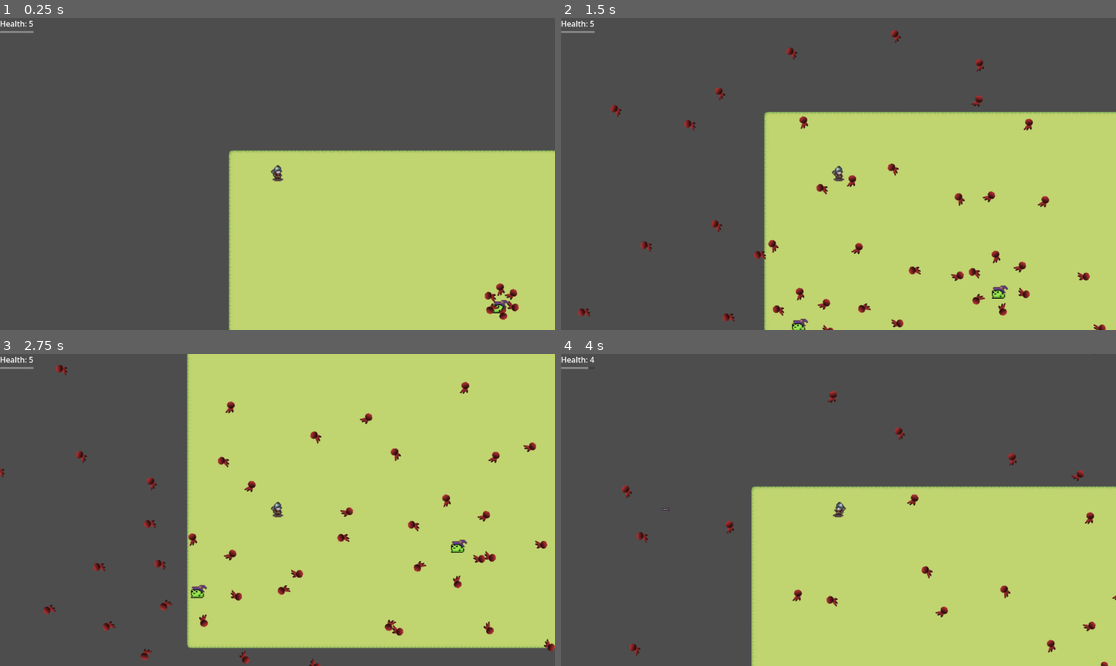
Above: before the commit, frames 1-4 (two rows, left to right).
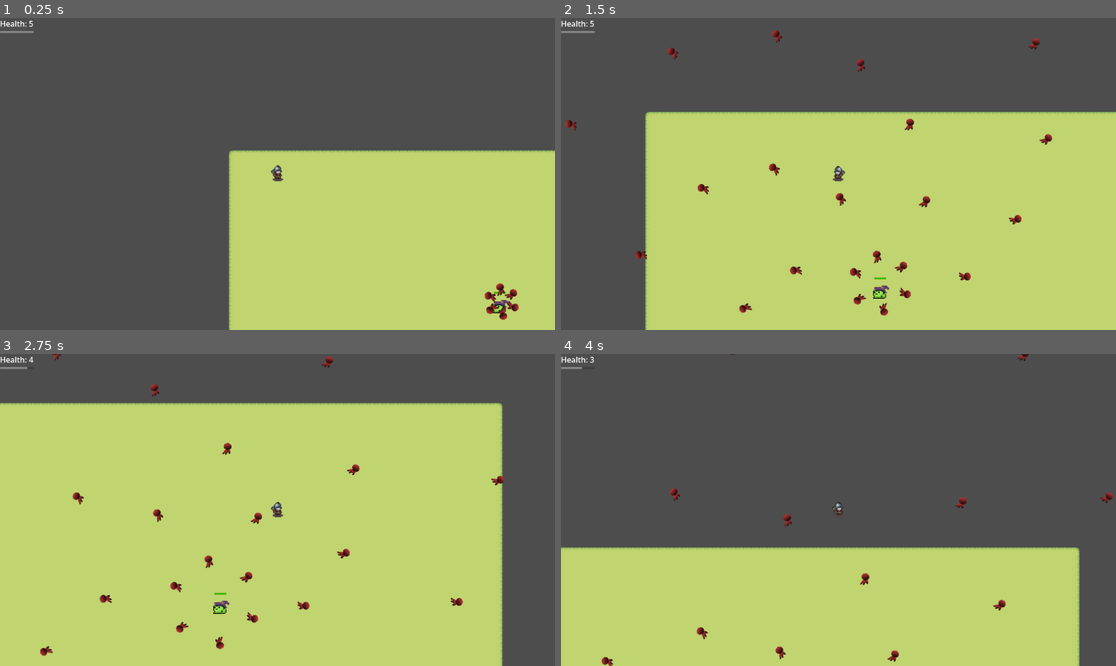
Above: after the commit, the same moments.

Repository: grantgg11/my-bullet-hell-video-game
Game: Godot game, scene res://scenes/game.tscn
The game is run twice, just before and just after one commit, with the same random seed, the same clock (stepped at 60 frames per second) and the same inputs.
Inputs (mouse positions are in pixels of both pictures, inside the frame that each line leads up to):
- Up to frame 1 (0.25 s): no input
- Up to frame 2 (1.5 s): tap Enter (restart) at 0.5 s; move the mouse to (960, 158) at 0.52 s; hold D (move_right) 0.53-1.28 s; click (960, 158) at 0.6 s; move the mouse to (727, 189) at 1.27 s; hold S (move_down) from 1.28 s (still down); click (727, 189) at 1.35 s
- Up to frame 3 (2.75 s): move the mouse to (333, 441) at 2.02 s; release S (move_down) at 2.03 s; hold D (move_right) from 2.03 s (still down); click (333, 441) at 2.1 s
- Up to frame 4 (4 s): move the mouse to (810, 572) at 2.77 s; release D (move_right) at 2.78 s; hold W (move_up) 2.78-3.53 s; click (810, 572) at 2.85 s; move the mouse to (1005, 556) at 3.52 s; hold A (move_left) from 3.53 s (still down); click (1005, 556) at 3.6 s

The runs differ from the first frame. In frame 1, less than 0.1% of the frame differs, in the area x 88-92%, y 87-89%; in frame 2, 18%; in frame 3, 53%, in the area x 0-100%, y 0-100%; in frame 4, 30%.

Commit message:
Implemented player projectile damage system and enemy health interaction

Diff:
--- a/scenes/attack.tscn
+++ b/scenes/attack.tscn
@@ -15,6 +15,8 @@
 size = Vector2(15, 3)
 
 [node name="Arrow2D" type="Area2D" unique_id=169941276]
+collision_layer = 4
+collision_mask = 2
 script = ExtResource("1_nursx")
 
 [node name="CollisionShape2D" type="CollisionShape2D" parent="." unique_id=954110206]
--- a/scenes/bullet.tscn
+++ b/scenes/bullet.tscn
@@ -7,7 +7,7 @@
 size = Vector2(22, 11)
 
 [node name="Bullet" type="Area2D" unique_id=1491466729]
-collision_mask = 2
+collision_layer = 8
 script = ExtResource("1_y25gk")
 
 [node name="Sprite2D" type="Sprite2D" parent="." unique_id=826245040]
--- a/scenes/enemy.tscn
+++ b/scenes/enemy.tscn
@@ -6,14 +6,41 @@
 [sub_resource type="RectangleShape2D" id="RectangleShape2D_md0e3"]
 size = Vector2(54, 46)
 
+[sub_resource type="StyleBoxFlat" id="StyleBoxFlat_md0e3"]
+bg_color = Color(0.72978187, 0, 0.11626757, 1)
+border_color = Color(0.0030034326, 0.0106146615, 0.0017479514, 1)
+border_blend = true
+corner_detail = 15
+shadow_color = Color(0, 0, 0, 0.5921569)
+
+[sub_resource type="StyleBoxFlat" id="StyleBoxFlat_4ra3w"]
+bg_color = Color(0.25344846, 0.7144242, 0, 1)
+border_color = Color(0.0025170015, 0.010644979, 0.0029033085, 1)
+border_blend = true
+corner_detail = 15
+
 [node name="enemy" type="CharacterBody2D" unique_id=396549654]
-collision_layer = 4
-collision_mask = 3
+collision_layer = 2
+collision_mask = 5
 script = ExtResource("1_md0e3")
 
 [node name="Sprite2D" type="Sprite2D" parent="." unique_id=1293077788]
 scale = Vector2(3, 3)
 texture = ExtResource("2_md0e3")
+
+[node name="CollisionShape2D" type="CollisionShape2D" parent="." unique_id=2013223622]
+position = Vector2(-5, 26)
+shape = SubResource("RectangleShape2D_md0e3")
+
+[node name="HealthBar" type="ProgressBar" parent="." unique_id=1436398578]
+offset_left = -31.0
+offset_top = -12.0
+offset_right = 23.0
+offset_bottom = -7.0
+theme_override_styles/background = SubResource("StyleBoxFlat_md0e3")
+theme_override_styles/fill = SubResource("StyleBoxFlat_4ra3w")
+max_value = 5.0
+show_percentage = false
 
 [node name="ShootTimer" type="Timer" parent="." unique_id=217806464]
 
@@ -22,9 +49,5 @@
 [node name="Timer" type="Timer" parent="." unique_id=257413793]
 autostart = true
 
-[node name="CollisionShape2D" type="CollisionShape2D" parent="." unique_id=2013223622]
-position = Vector2(-4, 24)
-shape = SubResource("RectangleShape2D_md0e3")
-
 [connection signal="timeout" from="ShootTimer" to="." method="_on_shoot_timer_timeout"]
 [connection signal="timeout" from="Timer" to="." method="_on_timer_timeout"]
--- a/scenes/game.tscn
+++ b/scenes/game.tscn
@@ -107,16 +107,11 @@
 
 [node name="Player" parent="." unique_id=620899884 instance=ExtResource("1_uwrxv")]
 position = Vector2(103, 51)
-speed = 400
 
 [node name="Camera2D" type="Camera2D" parent="Player" unique_id=1393243205]
 
 [node name="enemy" parent="." unique_id=167057307 instance=ExtResource("2_yqjtg")]
 position = Vector2(590, 316)
-scale = Vector2(0.5, 0.5)
-
-[node name="enemy2" parent="." unique_id=862046387 instance=ExtResource("2_yqjtg")]
-position = Vector2(225, 435)
 scale = Vector2(0.5, 0.5)
 
 [node name="CanvasLayer" type="CanvasLayer" parent="." unique_id=1212980408]
--- a/scenes/player.tscn
+++ b/scenes/player.tscn
@@ -259,7 +259,7 @@
 
 [node name="Player" type="CharacterBody2D" unique_id=620899884 groups=["player"]]
 scale = Vector2(1.5, 1.5)
-collision_layer = 2
+collision_mask = 2
 script = ExtResource("1_tuyoq")
 projectile_scene = ExtResource("2_fjrip")
 
--- a/scripts/attack.gd
+++ b/scripts/attack.gd
@@ -2,9 +2,10 @@
 
 @export var speed := 1000.0
 @export var lifetime := 3.0
+@export var damage := 25
 
 var direction: Vector2 = Vector2.RIGHT
-
+var has_hit := false
 
 func _ready() -> void:
 	top_level = true
@@ -21,8 +22,39 @@
 	direction = dir.normalized()
 	rotation = direction.angle()
 
-func _on_body_hit(_body: Node2D) -> void:
-	queue_free()
+func _on_body_hit(body: Node2D) -> void:
+	print("BODY HIT:", body.name)
+	if has_hit:
+		return
+	if body.has_method("take_damage"):
+		print("DAMAGING ENEMY:", body.name)
+		has_hit = true
+		body.take_damage(damage)
+		queue_free()
+		return
+	var parent := body.get_parent()
+	if parent and parent.has_method("take_damage"):
+		print("DAMAGING BODY PARENT:", parent.name)
+		has_hit = true
+		parent.take_damage(damage)
+		queue_free()
 
-func _on_area_hit(_area: Area2D) -> void:
-	queue_free()
+func _on_area_hit(area: Area2D) -> void:
+	print("AREA HIT:", area.name)
+
+	if has_hit:
+		return
+
+	if area.has_method("take_damage"):
+		print("DAMAGING AREA:", area.name)
+		has_hit = true
+		area.take_damage(damage)
+		queue_free()
+		return
+
+	var parent := area.get_parent()
+	if parent and parent.has_method("take_damage"):
+		print("DAMAGING AREA PARENT:", parent.name)
+		has_hit = true
+		parent.take_damage(damage)
+		queue_free()
--- a/scripts/enemy.gd
+++ b/scripts/enemy.gd
@@ -5,6 +5,7 @@
 @onready var shoot_timer = $ShootTimer
 @onready var rotater = $Rotater
 @onready var timer: Timer = $Timer
+@onready var health_bar: ProgressBar = $HealthBar
 
 #For bullets
 const rotate_speed: float = 100.0
@@ -17,8 +18,24 @@
 const speed: float = 100.0
 var is_enemy_chase: bool = false
 
+#Enemy Attributes
+@export var bar_offset := Vector2(-25, -40)
+@export var max_health := 100
+var current_health := 100
+var is_dead := false
+var is_hurt := false
+
 
 func _ready():
+	add_to_group("enemy")
+	#populate health bar
+	current_health = max_health
+	health_bar.position = bar_offset
+	health_bar.size = Vector2(50, 8)
+	health_bar.max_value = max_health
+	health_bar.value = current_health
+	health_bar.show_percentage = false
+	health_bar.visible = true
 	# Create spawn points around the rotater
 	var step := TAU / spawn_point_count
 
@@ -63,3 +80,17 @@
 func choose(array):
 	array.shuffle()
 	return array.front()
+
+func take_damage(amount: int) -> void:
+	print("ENEMY TOOK DAMAGE:", amount)
+	#add damage animation
+	current_health = max(current_health - amount, 0)
+	health_bar.value = current_health
+	#remove enemy from scene
+	if current_health <= 0:
+		#add death animation here
+		queue_free()
+
+
+func _on_hide_timer_timeout() -> void:
+	health_bar.visible = false
--- a/scripts/player.gd
+++ b/scripts/player.gd
@@ -24,43 +24,32 @@
 	print("PLAYER READY. paused=", get_tree().paused, " process_mode=", process_mode)
 
 func _physics_process(_delta: float) -> void:
-	if Engine.get_physics_frames() % 60 == 0:
-		print("PLAYER TICK")
+	update_mouse_aim()
 	if Input.is_action_just_pressed("attack"):
-		print("ATTACK PRESSED")
 		attack()
 
 	get_input()
+	update_animation()
 	move_and_slide()
 
+func update_mouse_aim() -> void:
+	var mouse_dir := get_global_mouse_position() - global_position
+	if mouse_dir.length() >0.0:
+		last_aim_dir = mouse_dir.normalized()
+	if last_aim_dir.x >0.0:
+		animated_sprite.flip_h = false
+	elif last_aim_dir.x < 0.0:
+		animated_sprite.flip_h = true
+
 func get_input():
-	if is_dead or is_hurt or is_attacking:
+	if is_dead or is_hurt:
+		velocity = Vector2.ZERO
 		return
 	#get the user directional input
 	var input_direction := Input.get_vector("move_left", "move_right", "move_up", "move_down")
-	if input_direction != Vector2.ZERO:
-		last_aim_dir = input_direction.normalized()
 	velocity = input_direction * speed
 
-	# Flip based on horizontal movement only
-	if input_direction.x > 0.0:
-		animated_sprite.flip_h = false
-	elif input_direction.x < 0.0:
-		animated_sprite.flip_h = true
-
-	# play animations
-	if input_direction == Vector2.ZERO:
-		animated_sprite.play("idle")
-	else:
-		animated_sprite.play("walk")
-
 func attack() -> void:
-	print("attack() dead=", is_dead,
-		" hurt=", is_hurt,
-		" attacking=", is_attacking,
-		" can_attack=", can_attack,
-		" proj_null=", projectile_scene == null,
-		" has_attack_anim=", animated_sprite.sprite_frames.has_animation("attack"))
 	if is_dead or is_hurt or is_attacking or not can_attack:
 		return
 	if projectile_scene == null:
@@ -68,24 +57,13 @@
 
 	can_attack = false
 	is_attacking = true
-
-	# Stop moving during attack (optional, but common)
-	velocity = Vector2.ZERO
-
-	# Face the aim direction if you want attack to match direction
-	if last_aim_dir.x > 0.0:
-		animated_sprite.flip_h = false
-	elif last_aim_dir.x < 0.0:
-		animated_sprite.flip_h = true
+	# Update aim right before firing
+	update_mouse_aim()
 
 	animated_sprite.play("attack")
-
-	# Spawn projectile (simple: spawn right away)
 	_spawn_projectile(last_aim_dir)
-
 	# Wait until attack animation ends
 	await animated_sprite.animation_finished
-
 	is_attacking = false
 
 	# Small cooldown to prevent spamming
@@ -94,14 +72,14 @@
 
 func _spawn_projectile(dir: Vector2) -> void:
 	var proj := projectile_scene.instantiate()
+	get_tree().current_scene.add_child(proj)
+	proj.global_position = muzzle.global_position + dir * 8.0
 
 	if proj.has_method("set_direction"):
-		proj.call("set_direction", dir)
+		proj.set_direction(dir)
 	else:
 		proj.direction = dir.normalized()
 
-	get_tree().current_scene.add_child(proj)
-	proj.global_position = muzzle.global_position
 	print("spawn", muzzle.global_position, "dir", last_aim_dir)
 
 func damage() -> void:
@@ -129,3 +107,22 @@
 	velocity = Vector2.ZERO
 	animated_sprite.play("death")
 	emit_signal("died")
+
+func update_animation() -> void:
+	if is_dead:
+		return
+
+	if is_hurt:
+		if animated_sprite.animation != "hurt":
+			animated_sprite.play("hurt")
+		return
+
+	if is_attacking:
+		if animated_sprite.animation != "attack":
+			animated_sprite.play("attack")
+		return
+
+	if velocity == Vector2.ZERO:
+		animated_sprite.play("idle")
+	else:
+		animated_sprite.play("walk")
